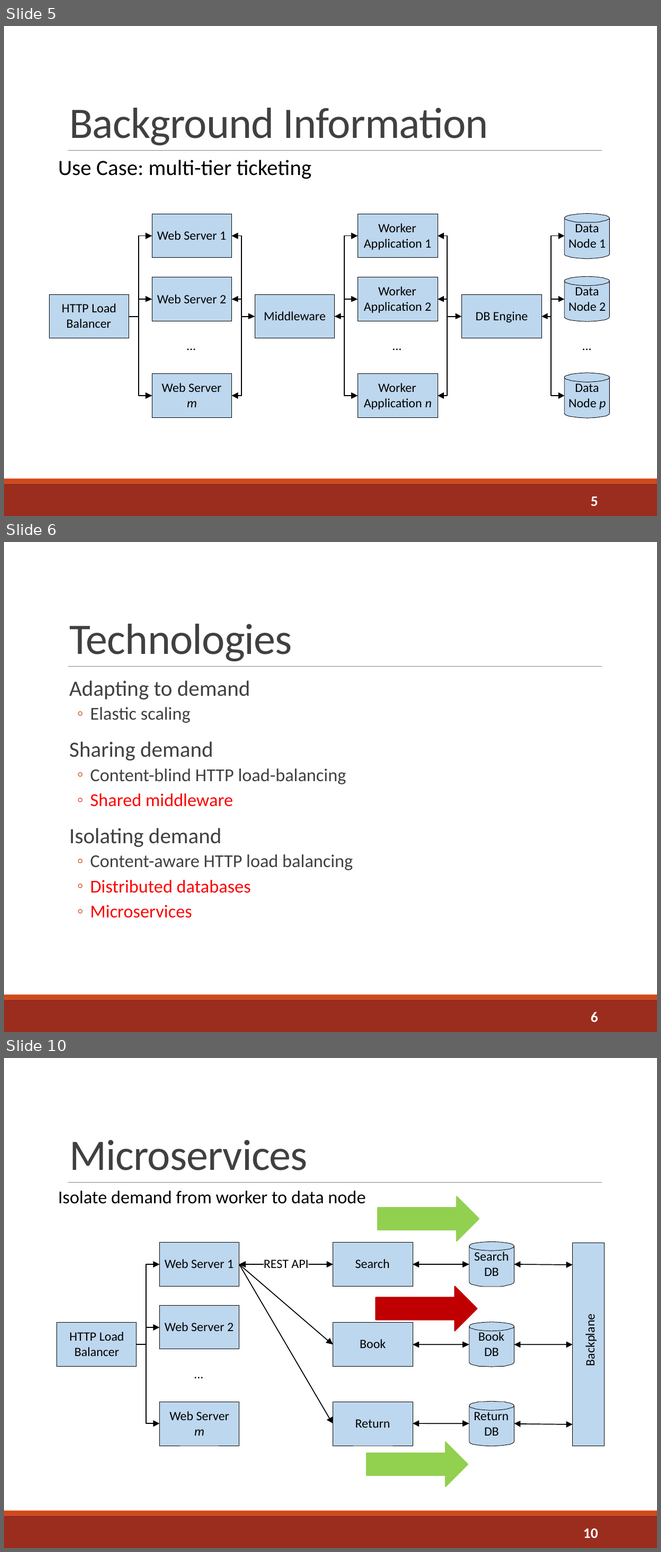
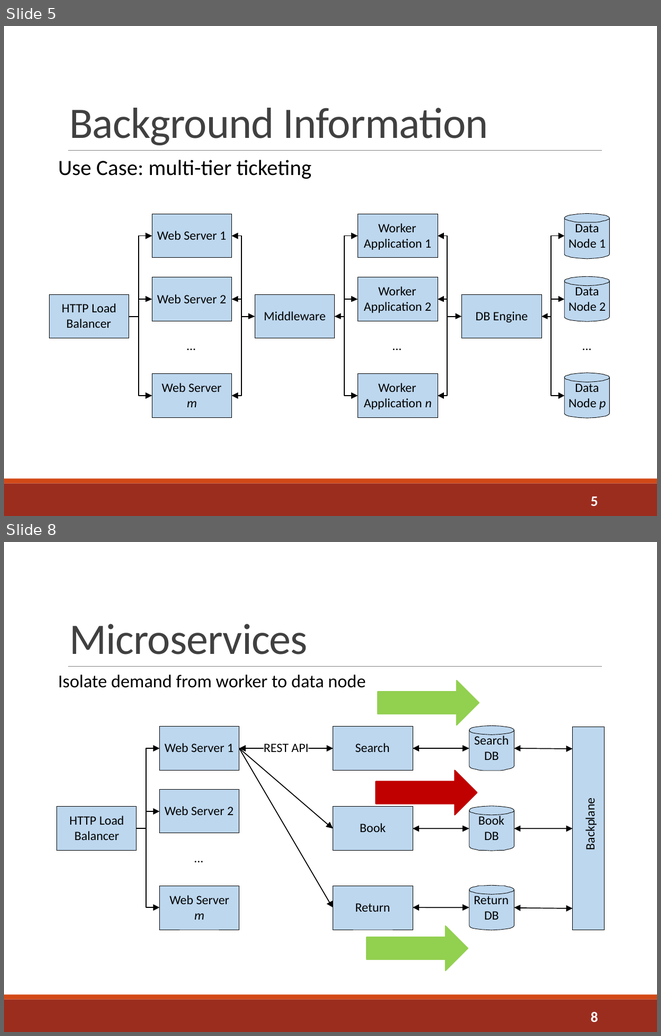
Before and after one commit to sshephard2/skewed-modelling, a slide deck: Presentation/Performance modelling of skewed demand in complex systems.pptx. Shown one above the other, each under a label of ours: slides 5, 6 and 10 before the commit, slides 5 and 8 after it; the slides between them are not shown. The pictures are 661x1552 and 661x1036 pixels, drawn with LibreOffice and Linux fonts; fonts in the diff are those of the drawing. Boxes give left, top, right and bottom in pixels: in the first picture for what was removed or moved away, otherwise in the second. Text is boxed around its words. In the diff, an @@ line names an element or a change of style, - is before the commit and + after.

```diff
--- a/Presentation/Performance modelling of skewed demand in complex systems.pptx
+++ b/Presentation/Performance modelling of skewed demand in complex systems.pptx
@@ slide 6 removed at [4,542,657,1032], background #FFFFFF; not listed: 3 template elements that a slide beside it also shows @@
@@ title removed at [69,624,292,661] @@
-Technologies
@@ text removed at [69,680,353,918] @@
-  Adapting to demand
-  ◦ Elastic scaling
-  Sharing demand
-  ◦ Content-blind HTTP load-balancing
-  ◦ Shared middleware
-  Isolating demand
-  ◦ Content-aware HTTP load balancing
-  ◦ Distributed databases
-  ◦ Microservices
@@ page number removed at [591,1012,598,1022] @@
-6
@@ what was slide 10 is now slide 8 @@
@@ page number at [591,1012,598,1022]: text changed @@
-10
+8
```
Also in this commit, not shown: 6 slides changed, 2 slides added, 1 other slide removed.
